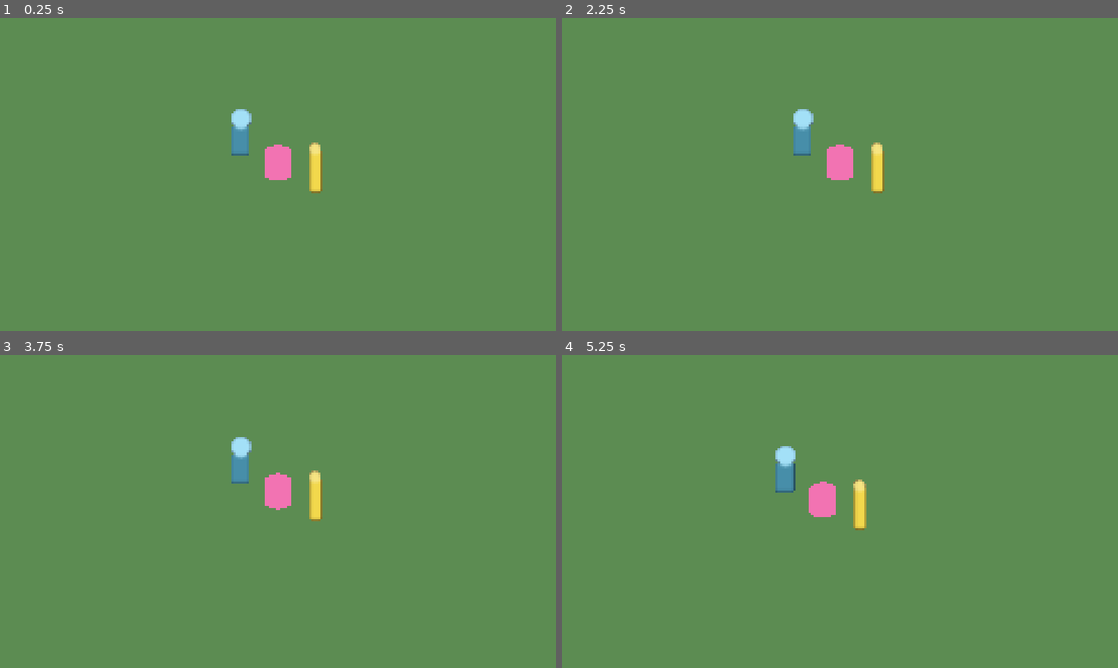
Above: before the commit, frames 1-4 (two rows, left to right).
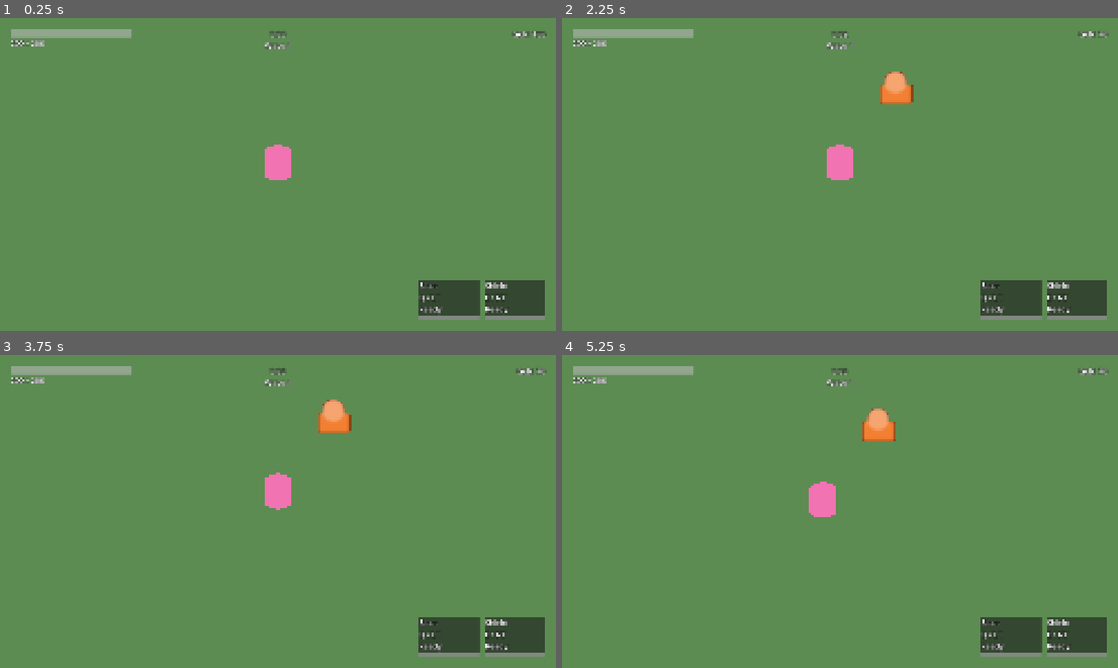
Above: after the commit, the same moments.

Repository: adrienlamotte/w-td
Game: Godot game, scene res://view/main.tscn
Two runs of this game, one before a commit and one after it. Both use one fixed random seed, a clock stepped at 60 frames per second and the inputs below.
Inputs (mouse positions are in pixels of both pictures, inside the frame that each line leads up to):
- Up to frame 1 (0.25 s): no input
- Up to frame 2 (2.25 s): tap Enter at 0.5 s; move the mouse to (962, 158) at 0.52 s; click (962, 158) at 0.6 s; tap Space (cam_recentre) at 1.25 s; drag from (728, 190) to (812, 237) at 1.27 s; move the mouse to (895, 105) at 2.02 s; tap 2 (build_slot_2) at 2.1 s; click (895, 105) at 2.17 s
- Up to frame 3 (3.75 s): tap Enter at 2.75 s; drag from (250, 574) to (111, 464) at 2.77 s; tap Space (cam_recentre) at 3.5 s; move the mouse to (444, 558) at 3.52 s; tap S (cam_pan_down) at 3.6 s; click (444, 558) at 3.67 s
- Up to frame 4 (5.25 s): tap Escape (pause) at 4.15 s; tap Enter at 4.25 s; drag from (673, 464) to (756, 433) at 4.27 s; tap Space (cam_recentre) at 5 s; move the mouse to (867, 511) at 5.02 s; tap D (cam_pan_right) at 5.1 s; click (867, 511) at 5.17 s

The runs differ from the first frame. In frame 1, 4.6% of the frame differs, in the area x 2-99%, y 3-97%; in frame 2, 5.1%; in frame 3, 5.1%; in frame 4, 5.1%.

Commit message:
020: localisation CSV, UI theme, HUD, real run in the main scene (D-121)
Co-Authored-By: Claude Opus 5.5 (1M context) <noreply@anthropic.com>

Diff:
--- /dev/null
+++ b/game/loc/strings.csv
@@ -0,0 +1,22 @@
+keys,en
+hud.hp,{hp} / {max}
+hud.gold,Gold {value}
+hud.wave,Wave {n}
+hud.break,Break {time}
+hud.ready,Ready
+hud.seconds,{value}s
+hud.hint.skill_1,Q / LT
+hud.hint.skill_2,E / RT
+hud.paused,Paused
+enemy.boss_01.name,Boss
+enemy.brute_01.name,Brute
+enemy.miniboss_01.name,Mini-boss A
+enemy.miniboss_02.name,Mini-boss B
+enemy.ranged_01.name,Archer
+enemy.swarmer_01.name,Swarmer
+guardian.placeholder_01.name,Guardian
+skill.area_blast.name,Blast
+skill.shield.name,Shield
+tower.single_01.name,Arrow Tower
+tower.slow_01.name,Frost Tower
+tower.splash_01.name,Bomb Tower
--- a/game/project.godot
+++ b/game/project.godot
@@ -14,6 +14,14 @@
 window/size/viewport_height=1440
 window/stretch/mode="canvas_items"
 window/stretch/aspect="expand"
+
+[gui]
+
+theme/custom="res://view/ui/ui_theme.tres"
+
+[internationalization]
+
+locale/translations=PackedStringArray("res://loc/strings.en.translation")
 
 [input]
 
--- /dev/null
+++ b/game/tests/view/test_hud.gd
@@ -0,0 +1,99 @@
+extends GutTest
+## HUD (D-121): shows sim state, translated keys, readable font sizes.
+
+const HUD_SCENE := preload("res://view/ui/hud.tscn")
+const KEYS := ["hud.hp", "hud.gold", "hud.wave", "hud.break", "hud.ready", "hud.seconds",
+	"hud.hint.skill_1", "hud.hint.skill_2", "hud.paused", "guardian.placeholder_01.name"]
+
+var world: SimWorld
+var hud: Hud
+
+
+func before_each() -> void:
+	world = SimWorld.new(1)
+	world.queue(SimCommand.start_run(0, 7, "run_m2"))
+	world.step()
+	hud = HUD_SCENE.instantiate()
+	add_child_autofree(hud)
+	hud.setup(world)
+
+
+func _label(path: String) -> Label:
+	return hud.get_node("Root/" + path)
+
+
+func _steps(n: int) -> void:
+	for i in n:
+		world.step()
+	hud.refresh()
+
+
+func test_shows_state() -> void:
+	assert_true(hud.visible)
+	assert_eq(_label("TopRight/Gold").text, tr("hud.gold").format({"value": world.run.starting_gold}))
+	var max_hp := ceili(world.run.guardian_hp)
+	assert_eq(_label("TopLeft/Hp").text, "%d / %d" % [max_hp, max_hp])
+	assert_eq((hud.get_node("Root/TopLeft/HpBar") as ProgressBar).value, 1.0)
+	assert_eq(_label("TopCentre/Wave").text, "Wave 1")
+	_steps(29)
+	assert_eq(_label("TopCentre/Clock").text, "0:01")
+	world.gold = 12
+	world.guardian_hp = 10.2
+	hud.refresh()
+	assert_eq(_label("TopRight/Gold").text, "Gold 12")
+	assert_eq(_label("TopLeft/Hp").text, "11 / %d" % max_hp)
+	world.clock = world.run.wave_ticks
+	hud.refresh()
+	assert_eq(_label("TopCentre/Wave").text, "Break " + Hud.mmss(world.run.break_ticks / SimWorld.TICK_RATE))
+
+
+func test_skill_cooldown_and_pause() -> void:
+	var slots := hud.get_node("Root/Skills").get_children()
+	assert_eq(slots.size(), world.run.skill_ids.size())
+	world.queue(SimCommand.use_skill(world.tick, world.run.skill_ids[0]))
+	_steps(1)
+	var s0: Label = slots[0].get_child(0).get_child(2)
+	var s1: Label = slots[1].get_child(0).get_child(2)
+	var secs := world.run.skill_cooldown[0] / SimWorld.TICK_RATE
+	assert_eq(s0.text, "%ds" % secs)
+	assert_eq(s1.text, tr("hud.ready"))
+	var paused: Label = _label("Paused")
+	assert_false(paused.visible)
+	world.queue(SimCommand.pause(world.tick, true))
+	_steps(1)
+	assert_true(paused.visible)
+
+
+func test_hidden_without_run() -> void:
+	hud.setup(SimWorld.new(1))
+	assert_false(hud.visible)
+
+
+func test_clock_text_and_seconds_left() -> void:
+	assert_eq(Hud.clock_text(0), "0:00")
+	assert_eq(Hud.clock_text(29), "0:00")
+	assert_eq(Hud.clock_text(30 * 61), "1:01")
+	assert_eq(Hud.clock_text(30 * 600), "10:00")
+	assert_eq(Hud.seconds_left(100, 100), 0)
+	assert_eq(Hud.seconds_left(50, 100), 0)
+	assert_eq(Hud.seconds_left(101, 100), 1)
+	assert_eq(Hud.seconds_left(130, 100), 1)
+	assert_eq(Hud.seconds_left(131, 100), 2)
+
+
+func test_readable_and_click_through() -> void:
+	var controls := hud.find_children("*", "Control", true, false)
+	assert_gt(controls.size(), 10)
+	for c: Control in controls:
+		assert_eq(c.mouse_filter, Control.MOUSE_FILTER_IGNORE, "%s ignores the mouse" % c.name)
+		if c is Label or c is Button:
+			assert_gte(c.get_theme_font_size("font_size"), 32, "%s font size" % c.name)
+
+
+func test_keys_translate() -> void:
+	var keys: Array = KEYS.duplicate()
+	keys.append_array(world.catalog.name_key)
+	keys.append_array(world.tower_catalog.name_key)
+	keys.append_array(world.run.skill_name_key)
+	for k: String in keys:
+		assert_ne(tr(k), k, k)
--- a/game/view/game_view.gd
+++ b/game/view/game_view.gd
@@ -3,13 +3,6 @@
 
 const RUN_SEED: int = 1
 const RUN_ID := "run_m2"
-# Placeholder run until the start screen (021) and the build UI (020/027), D-120:
-# [tick, tower_id, x, z]; a placement the gold does not cover is rejected silently.
-const SCRIPTED_TOWERS: Array = [
-	[0, "tower_single_01", 4.0, 0.0],
-	[0, "tower_slow_01", -4.0, 0.0],
-	[900, "tower_splash_01", 0.0, 5.0],
-]
 
 ## Set false before _ready to skip the placeholder run (the benchmark sets its own scenario).
 var demo: bool = true
@@ -26,12 +19,12 @@
 		return
 	if demo:
 		# Commands only: the view writes no sim state.
+		# Placeholder run until the start screen (021); the player builds (D-121).
 		world.queue(SimCommand.start_run(0, RUN_SEED, RUN_ID))
-		for t: Array in SCRIPTED_TOWERS:
-			world.queue(SimCommand.place_tower(t[0], t[1], t[2], t[3]))
 	$HordeRenderer.setup(driver, $CameraRig/Camera3D)
 	$FxLayer.setup(driver, $Guardian)
 	driver.on_step = $FxLayer.on_step
+	$Hud.setup(world)
 
 
 func _process(delta: float) -> void:
--- a/game/view/main.tscn
+++ b/game/view/main.tscn
@@ -5,6 +5,7 @@
 [ext_resource type="Script" path="res://view/horde_renderer.gd" id="3_horde"]
 [ext_resource type="Script" path="res://input/player_input.gd" id="4_input"]
 [ext_resource type="Script" path="res://view/fx_layer.gd" id="5_fx"]
+[ext_resource type="PackedScene" path="res://view/ui/hud.tscn" id="6_hud"]
 
 [sub_resource type="StandardMaterial3D" id="mat_ground"]
 shading_mode = 0
@@ -48,3 +49,5 @@
 
 [node name="PlayerInput" type="Node" parent="."]
 script = ExtResource("4_input")
+
+[node name="Hud" parent="." instance=ExtResource("6_hud")]
--- /dev/null
+++ b/game/view/ui/hud.gd
@@ -0,0 +1,109 @@
+class_name Hud
+extends CanvasLayer
+## In-run HUD (D-121): reads sim state each frame, writes none. Text is rebuilt only
+## when the value behind it changed. Strings are localisation keys (game/loc/strings.csv).
+
+var world: SimWorld
+# Last value shown per label (no per-frame string churn).
+var _last: Dictionary = {}
+var _skill_state: Array[Label] = []
+var _skill_bar: Array[ProgressBar] = []
+
+@onready var _hp_bar: ProgressBar = $Root/TopLeft/HpBar
+@onready var _hp: Label = $Root/TopLeft/Hp
+@onready var _clock: Label = $Root/TopCentre/Clock
+@onready var _wave: Label = $Root/TopCentre/Wave
+@onready var _gold: Label = $Root/TopRight/Gold
+@onready var _skills: HBoxContainer = $Root/Skills
+@onready var _paused: Label = $Root/Paused
+
+
+func setup(w: SimWorld) -> void:
+	world = w
+	refresh()
+
+
+## Whole seconds as m:ss.
+static func mmss(sec: int) -> String:
+	return "%d:%02d" % [sec / 60, sec % 60]
+
+
+## Run clock text (m:ss) for a tick count.
+static func clock_text(ticks: int) -> String:
+	return mmss(ticks / SimWorld.TICK_RATE)
+
+
+## Whole seconds until `ready_at` (rounded up), 0 when ready.
+static func seconds_left(ready_at: int, clock: int) -> int:
+	return maxi(0, ceili(float(ready_at - clock) / SimWorld.TICK_RATE))
+
+
+func _process(_delta: float) -> void:
+	refresh()
+
+
+func refresh() -> void:
+	visible = world != null and world.run != null
+	if not visible:
+		return
+	var run := world.run
+	if _skill_state.size() != run.skill_ids.size():
+		_build_skills(run)
+	_hp_bar.value = world.guardian_hp / run.guardian_hp
+	var hp := ceili(world.guardian_hp)
+	if _changed(_hp, hp):
+		_hp.text = tr("hud.hp").format({"hp": hp, "max": ceili(run.guardian_hp)})
+	if _changed(_clock, world.clock / SimWorld.TICK_RATE):
+		_clock.text = clock_text(world.clock)
+	var tl := WaveSpawner.timeline(world.clock, run)
+	var left := seconds_left(world.clock + tl.z, world.clock)
+	# One int per shown state: wave number, or break countdown (negative).
+	if _changed(_wave, -1 - left if tl.y else tl.x):
+		_wave.text = tr("hud.break").format({"time": mmss(left)}) if tl.y \
+				else tr("hud.wave").format({"n": tl.x + 1})
+	if _changed(_gold, world.gold):
+		_gold.text = tr("hud.gold").format({"value": world.gold})
+	for i in _skill_state.size():
+		var ready_at := world.skills.ready_at[i]
+		var s := seconds_left(ready_at, world.clock)
+		_skill_bar[i].value = 1.0 - float(maxi(0, ready_at - world.clock)) / maxi(1, run.skill_cooldown[i])
+		if _changed(_skill_state[i], s):
+			_skill_state[i].text = tr("hud.ready") if s == 0 else tr("hud.seconds").format({"value": s})
+	_paused.visible = world.paused
+
+
+func _changed(label: Label, value: int) -> bool:
+	if _last.get(label) == value:
+		return false
+	_last[label] = value
+	return true
+
+
+# One panel per skill slot: name, key hint, state, cooldown bar.
+func _build_skills(run: RunData) -> void:
+	for c in _skills.get_children():
+		c.free()
+	_skill_state.clear()
+	_skill_bar.clear()
+	_last.clear()
+	for i in run.skill_ids.size():
+		var panel := PanelContainer.new()
+		panel.mouse_filter = Control.MOUSE_FILTER_IGNORE
+		var box := VBoxContainer.new()
+		box.mouse_filter = Control.MOUSE_FILTER_IGNORE
+		panel.add_child(box)
+		for key in [run.skill_name_key[i], "hud.hint.skill_%d" % (i + 1)]:
+			var l := Label.new()
+			l.text = key  # auto-translated
+			box.add_child(l)
+		var state := Label.new()
+		box.add_child(state)
+		var bar := ProgressBar.new()
+		bar.custom_minimum_size = Vector2(280, 24)
+		bar.max_value = 1.0
+		bar.show_percentage = false
+		bar.mouse_filter = Control.MOUSE_FILTER_IGNORE
+		box.add_child(bar)
+		_skills.add_child(panel)
+		_skill_state.append(state)
+		_skill_bar.append(bar)
--- /dev/null
+++ b/game/view/ui/hud.tscn
@@ -0,0 +1,89 @@
+[gd_scene format=3]
+
+[ext_resource type="Script" path="res://view/ui/hud.gd" id="1_hud"]
+
+[node name="Hud" type="CanvasLayer"]
+script = ExtResource("1_hud")
+
+[node name="Root" type="Control" parent="."]
+layout_mode = 3
+anchors_preset = 15
+anchor_right = 1.0
+anchor_bottom = 1.0
+grow_horizontal = 2
+grow_vertical = 2
+mouse_filter = 2
+
+[node name="TopLeft" type="VBoxContainer" parent="Root"]
+layout_mode = 0
+offset_left = 48.0
+offset_top = 48.0
+mouse_filter = 2
+
+[node name="HpBar" type="ProgressBar" parent="Root/TopLeft"]
+custom_minimum_size = Vector2(560, 40)
+layout_mode = 2
+mouse_filter = 2
+max_value = 1.0
+show_percentage = false
+
+[node name="Hp" type="Label" parent="Root/TopLeft"]
+layout_mode = 2
+
+[node name="TopCentre" type="VBoxContainer" parent="Root"]
+layout_mode = 1
+anchor_left = 0.5
+anchor_right = 0.5
+offset_top = 48.0
+grow_horizontal = 2
+mouse_filter = 2
+
+[node name="Clock" type="Label" parent="Root/TopCentre"]
+layout_mode = 2
+horizontal_alignment = 1
+
+[node name="Wave" type="Label" parent="Root/TopCentre"]
+layout_mode = 2
+horizontal_alignment = 1
+
+[node name="TopRight" type="VBoxContainer" parent="Root"]
+layout_mode = 1
+anchor_left = 1.0
+anchor_right = 1.0
+offset_left = -48.0
+offset_top = 48.0
+offset_right = -48.0
+grow_horizontal = 0
+mouse_filter = 2
+
+[node name="Gold" type="Label" parent="Root/TopRight"]
+layout_mode = 2
+horizontal_alignment = 2
+
+[node name="Skills" type="HBoxContainer" parent="Root"]
+layout_mode = 1
+anchor_left = 1.0
+anchor_top = 1.0
+anchor_right = 1.0
+anchor_bottom = 1.0
+offset_left = -48.0
+offset_top = -48.0
+offset_right = -48.0
+offset_bottom = -48.0
+grow_horizontal = 0
+grow_vertical = 0
+mouse_filter = 2
+theme_override_constants/separation = 24
+
+[node name="Paused" type="Label" parent="Root"]
+visible = false
+layout_mode = 1
+anchor_left = 0.5
+anchor_top = 0.5
+anchor_right = 0.5
+anchor_bottom = 0.5
+grow_horizontal = 2
+grow_vertical = 2
+theme_override_font_sizes/font_size = 72
+text = "hud.paused"
+horizontal_alignment = 1
--- /dev/null
+++ b/game/view/ui/ui_theme.tres
@@ -0,0 +1,6 @@
+[gd_resource type="Theme" format=3]
+
+[resource]
+default_font_size = 36
+Label/colors/font_outline_color = Color(0, 0, 0, 1)
+Label/constants/outline_size = 8
Not shown, added: game/loc/strings.csv.import
Not shown, added: game/tests/view/test_hud.gd.uid
Not shown, added: game/view/ui/hud.gd.uid
Not shown, changed: .gitignore
Not shown, changed: scripts/run.ps1
Not shown, changed: tools/tests/test_validate_data.py
Not shown, changed: tools/validate_data.py
